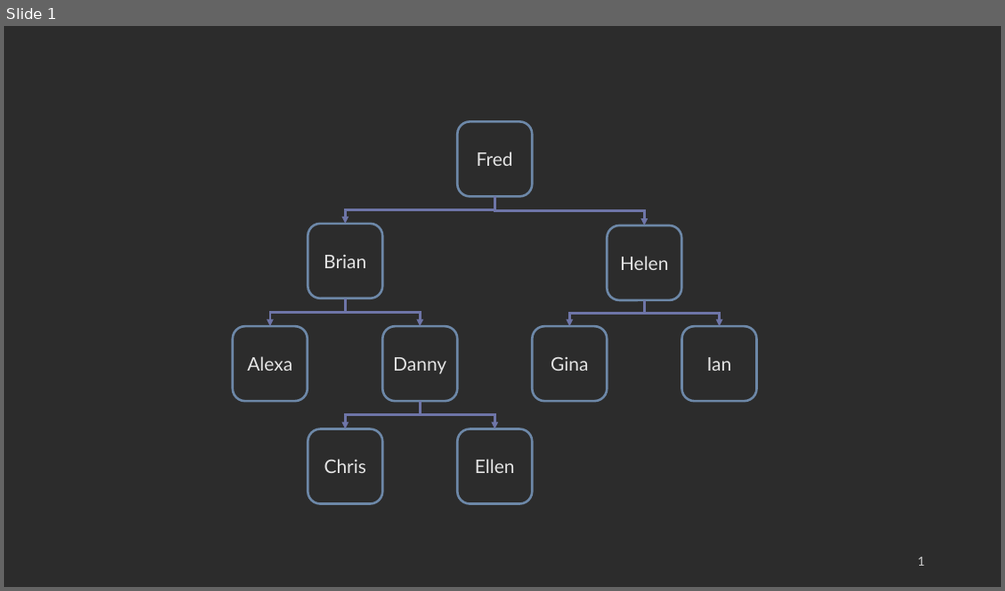
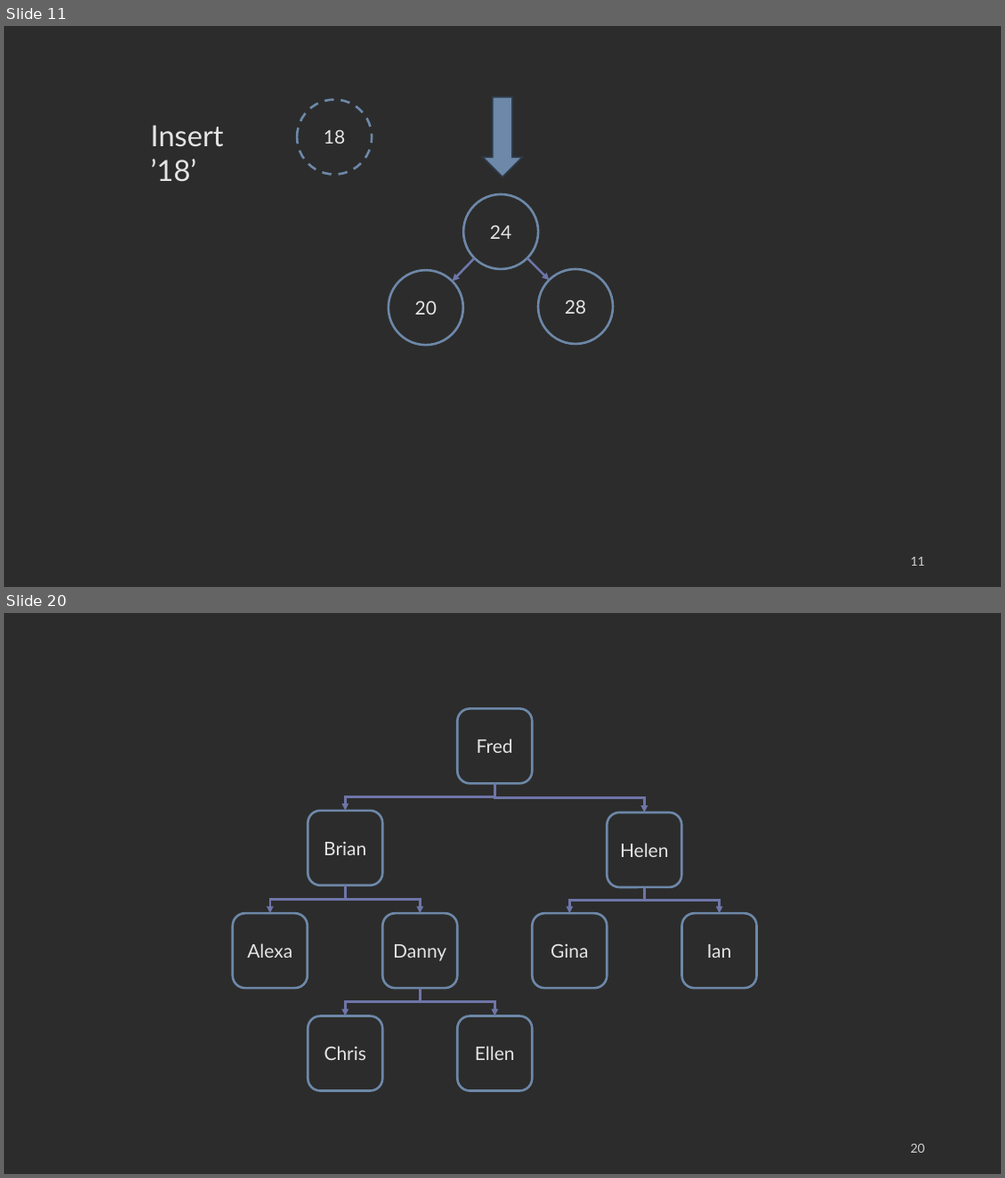
Before and after one commit to COP3530/edugator-content, a slide deck: trees/binary-search-trees/images-ppt.pptx. Shown one above the other, each under a label of ours: slide 1 before the commit, slides 11 and 20 after it; the slides between them are not shown. The pictures are 1005x591 and 1005x1178 pixels, drawn with LibreOffice and Linux fonts; fonts in the diff are those of the drawing. Boxes give left, top, right and bottom in pixels: in the first picture for what was removed or moved away, otherwise in the second. Text is boxed around its words. In the diff, an @@ line names an element or a change of style, - is before the commit and + after.

```diff
--- a/trees/binary-search-trees/images-ppt.pptx
+++ b/trees/binary-search-trees/images-ppt.pptx
@@ slide 11 added at box(4, 26, 1001, 587), background #2C2C2C @@
@@ ellipse added at box(297, 99, 372, 174), outline #6D88A8 2.25 pt dashed, 18 pt, text #E4E4E4 @@
+18
@@ down arrow added at box(483, 97, 522, 177), fill #6D88A8, outline #303C4A 1.5 pt @@
@@ text added at box(151, 125, 224, 182), 28 pt, text #E4E4E4 @@
+Insert ’18’
@@ ellipse added at box(463, 194, 538, 269), outline #6D88A8 2.25 pt, 18 pt, text #E4E4E4 @@
+24
@@ arrow added from (474, 257) to (452, 281), #6E75A8 2.25 pt @@
@@ arrow added from (527, 257) to (550, 281), #6E75A8 2.25 pt @@
@@ ellipse added at box(388, 270, 463, 345), outline #6D88A8 2.25 pt, 18 pt, text #E4E4E4 @@
+20
@@ ellipse added at box(538, 269, 613, 344), outline #6D88A8 2.25 pt, 18 pt, text #E4E4E4 @@
+28
@@ page number added at box(910, 556, 924, 565), 12 pt, text #D1D1D1 @@
+11
@@ what was slide 1 is now slide 20 @@
@@ page number at box(910, 1143, 924, 1152): text changed @@
-1
+20
```
Also in this commit, not shown: 18 other slides added, 1 slide removed, 8 other files.
